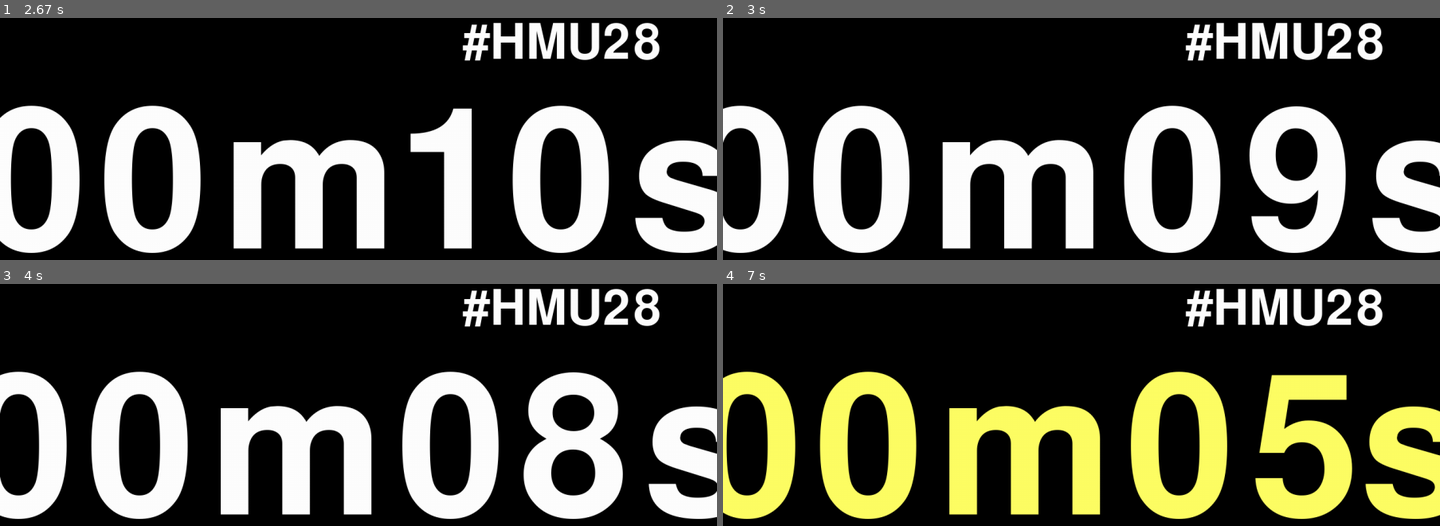
Above: before the commit, frames 1-4 (two rows, left to right).
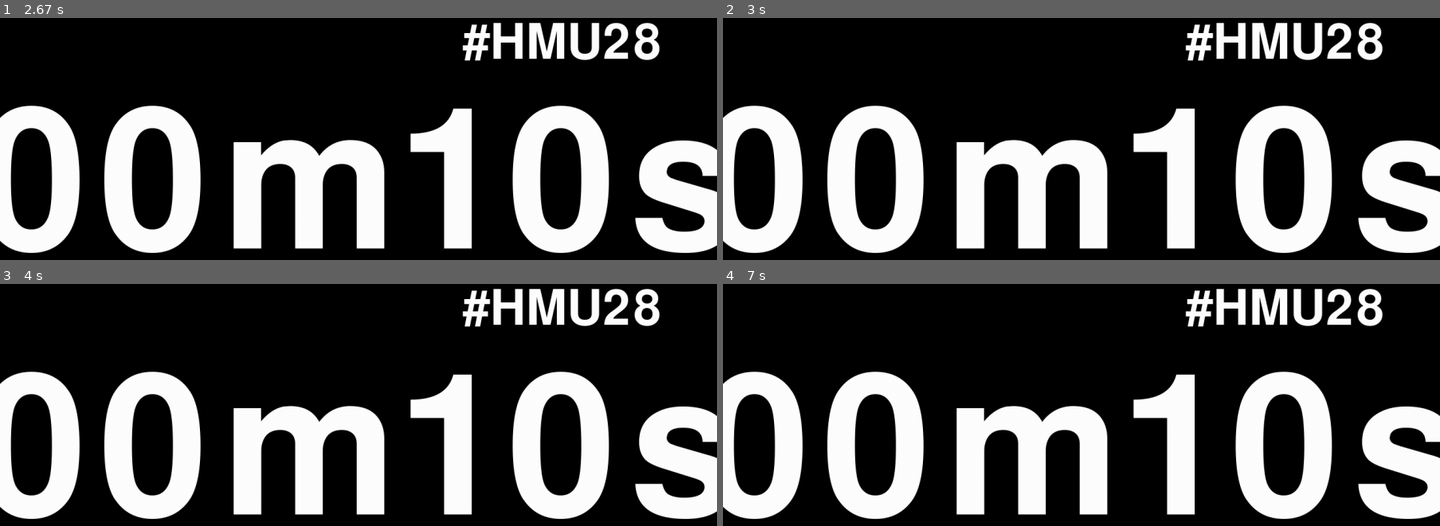
Above: after the commit, the same moments.

Repository: aaronfc/countdown
Game: pygame game, started from countdown/core-pygame.py
Same seed, same stepped clock (60 frames per second), same inputs: the game is played once before the commit and once after it. The source is Python 2; it was converted automatically to run under Python 3.
Inputs:
- Up to frame 1 (2.67 s): hold Up 0.83-1.3 s; tap Space at 1.83 s
- Up to frame 2 (3 s): hold Up from 2.83 s (still down)
- Up to frame 3 (4 s): release Up at 3.3 s; hold Up from 3.73 s (still down)
- Up to frame 4 (7 s): release Up at 4.08 s; hold Up 4.52-4.87 s; hold Up 5.3-5.65 s; hold Up 6.08-6.43 s; hold Up from 6.87 s (still down)

Frame 1 is identical in both runs. In frame 2, 24% of the frame differs, in the area x 0-100%, y 36-98%; in frame 3, 23%; in frame 4, 35%.

Commit message:
Adding UP key as reset

Diff:
--- a/countdown/core-pygame.py
+++ b/countdown/core-pygame.py
@@ -72,7 +72,7 @@
                 else:
                     counter.start()
                 break
-            elif event.key == K_r:
+            elif event.key == K_r or event.key == K_UP:
                 counter.reset()
                 break
     pygame.event.pump()
